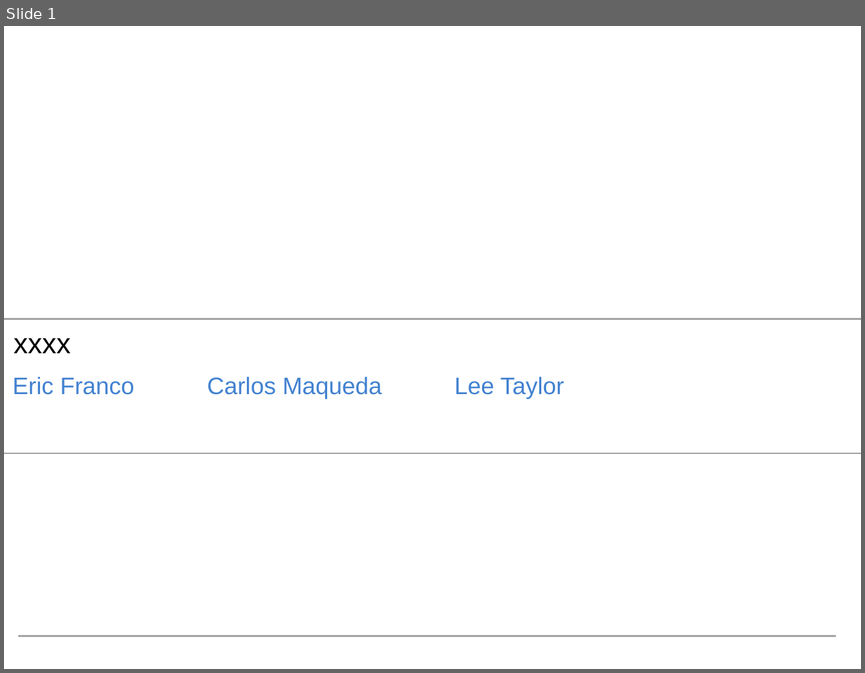
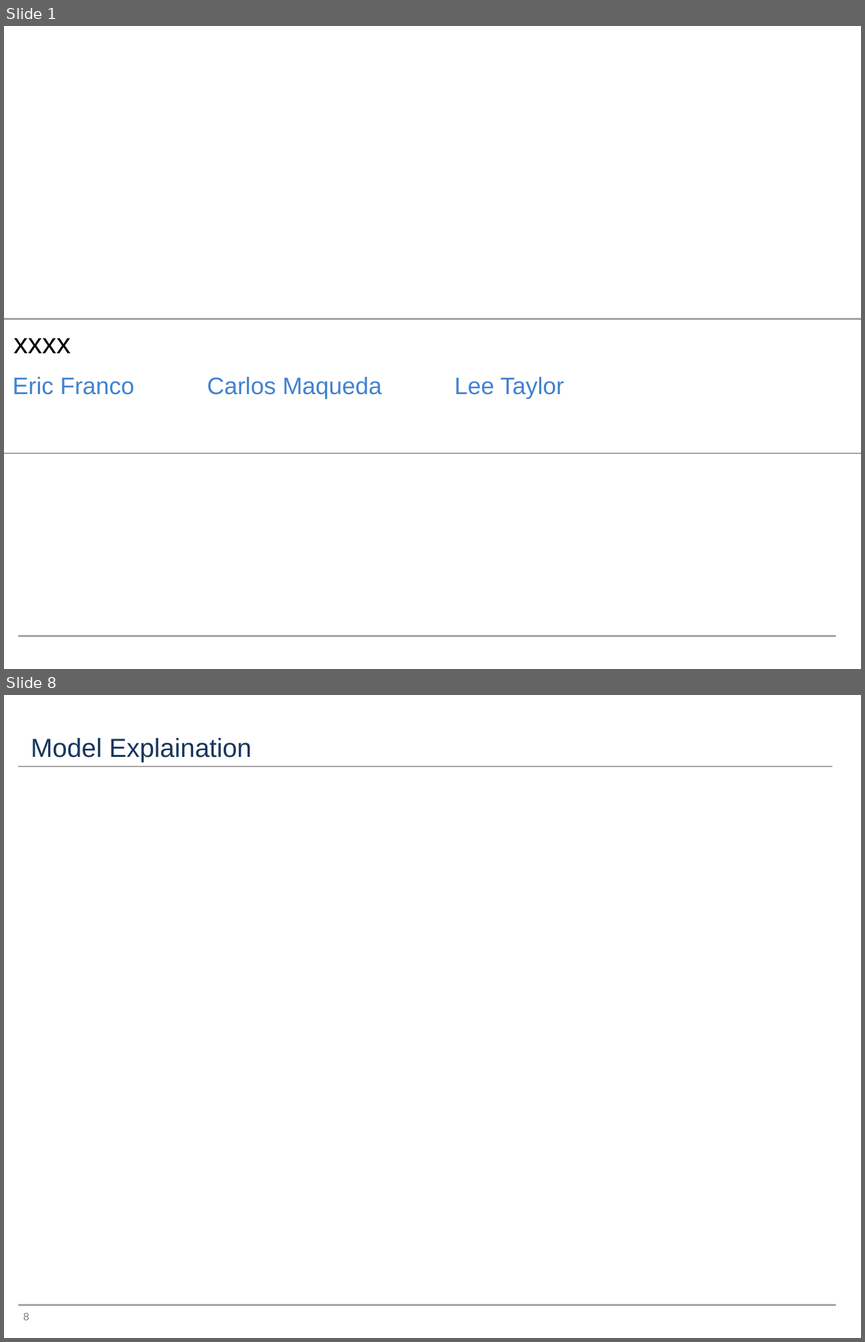
Before and after one commit to francoe/project_3, a slide deck: project_3_presentation.pptx. Shown one above the other, each under a label of ours: slide 1 before the commit, slides 1 and 8 after it; the slides between them are not shown. The pictures are 865x673 and 865x1342 pixels, drawn with LibreOffice and Linux fonts; fonts in the diff are those of the drawing. Boxes give left, top, right and bottom in pixels: in the first picture for what was removed or moved away, otherwise in the second. Text is boxed around its words. In the diff, an @@ line names an element or a change of style, - is before the commit and + after.

```diff
--- a/project_3_presentation.pptx
+++ b/project_3_presentation.pptx
@@ slide 8 added at [4,695,861,1338], background #FFFFFF; not listed: 1 template element that a slide beside it also shows @@
@@ title added at [31,738,252,762], 22 pt, text #17365D @@
+Model Explaination
@@ line added from (18, 766) to (832, 766), #A6A6A6 1.5 pt @@
@@ page number added at [23,1312,29,1320], 9 pt, text #808080 @@
+8
```
Also in this commit, not shown: 1 slide changed, 6 other slides added, 3 slides removed, 1 other file.
